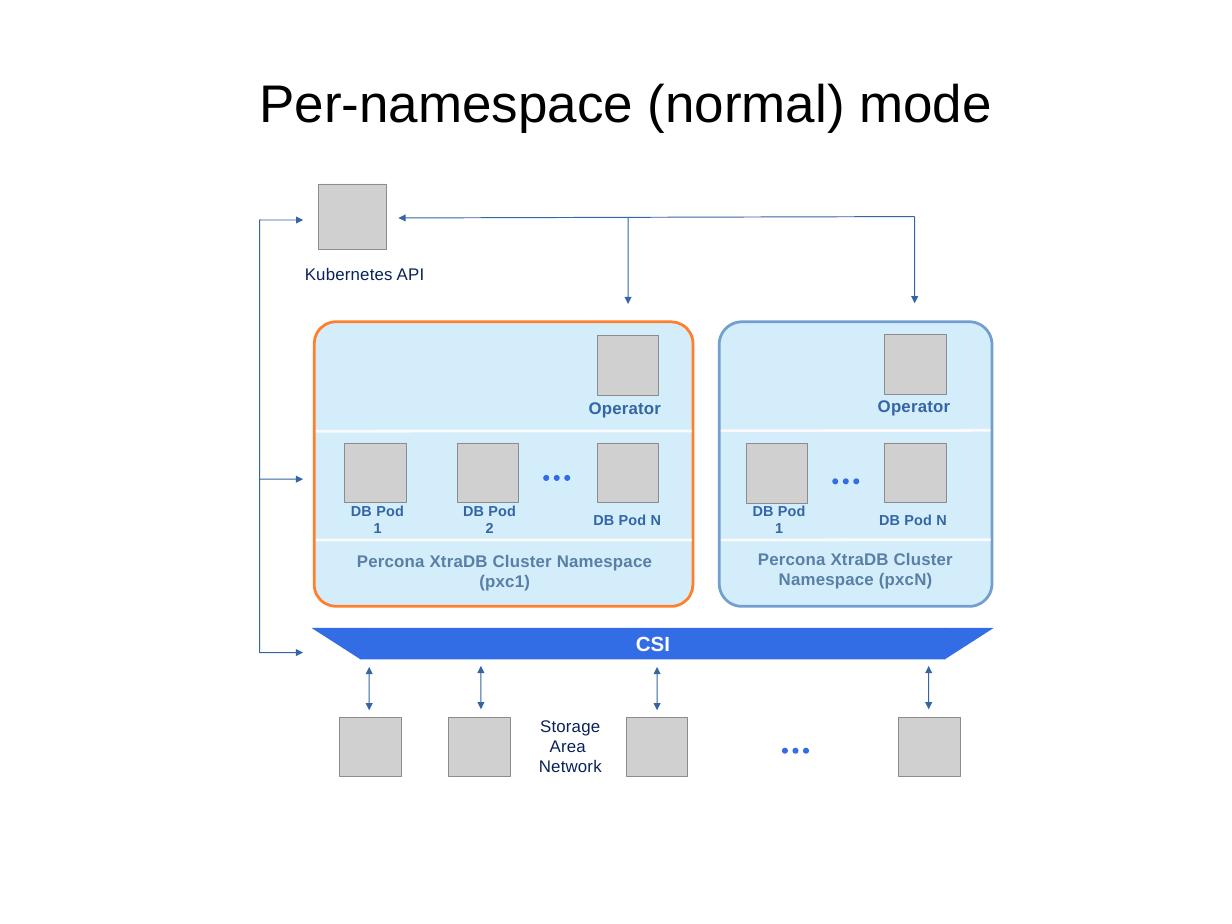
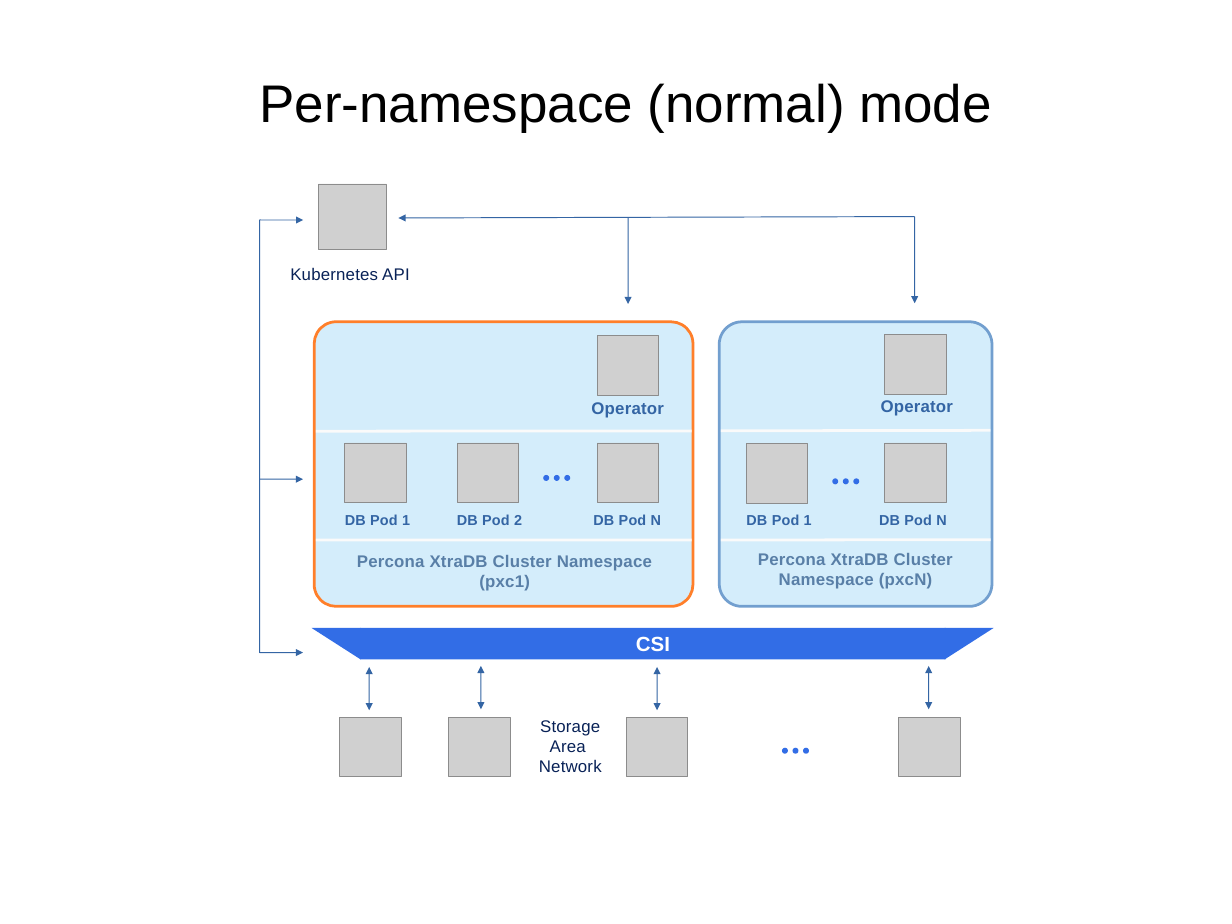
Before and after one commit to percona/k8spxc-docs, a slide deck: slide 1 of docs/assets/images/sources/cluster-wide.odp. Drawn at 1232x924 pixels with LibreOffice and Linux fonts; fonts in the diff are those of the drawing; grey boxes stand for pictures. Boxes give left, top, right and bottom in pixels: in the first picture for what was removed or moved away, otherwise in the second. Text is boxed around its words. In the diff, an @@ line names an element or a change of style, - is before the commit and + after.

```diff
--- a/docs/assets/images/sources/cluster-wide.odp
+++ b/docs/assets/images/sources/cluster-wide.odp
@@ rectangle added at [236,174,1015,811], fill #FFFFFF @@
@@ text "Kubernetes API": place and size @@
-text "Kubernetes API" at [305,267,425,280]
+text "Kubernetes API" at [290,267,410,280]
@@ 6 texts: place and size @@
-6 texts at [351,412,946,533]
+6 texts at [345,412,946,525]
```
Also in this commit, not shown: 1 other slide changed, 5 other files.
